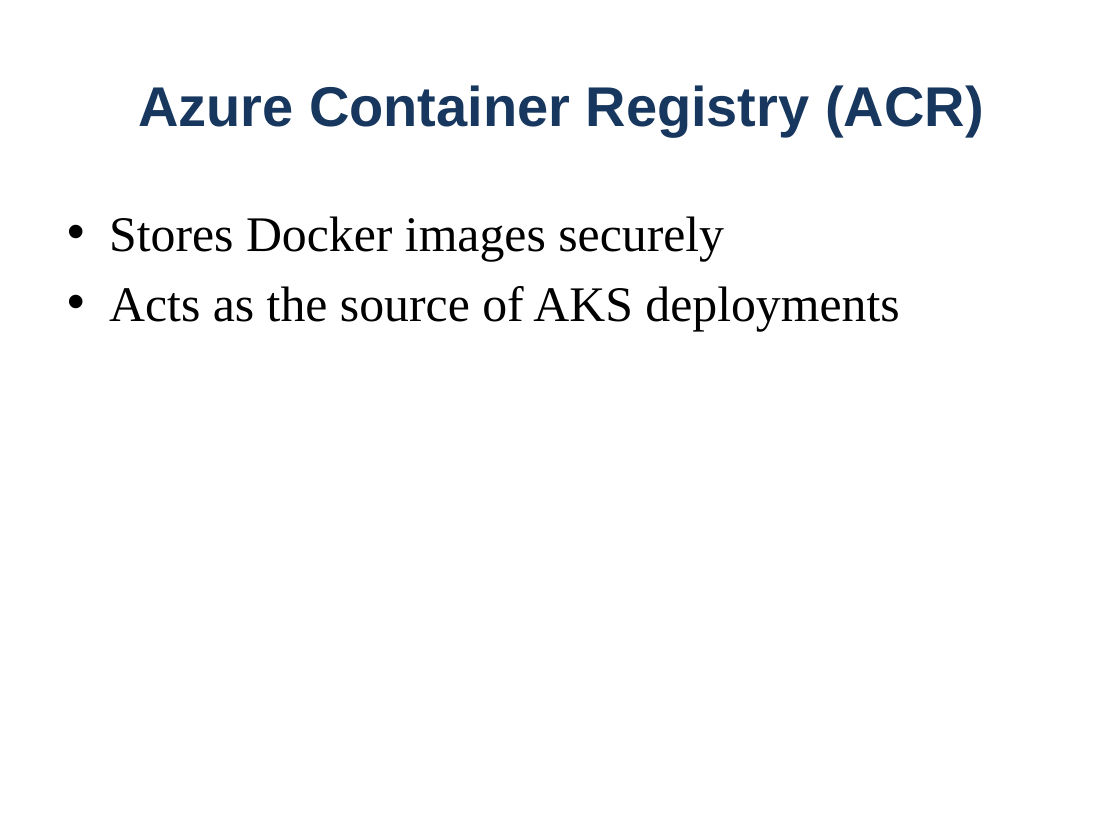
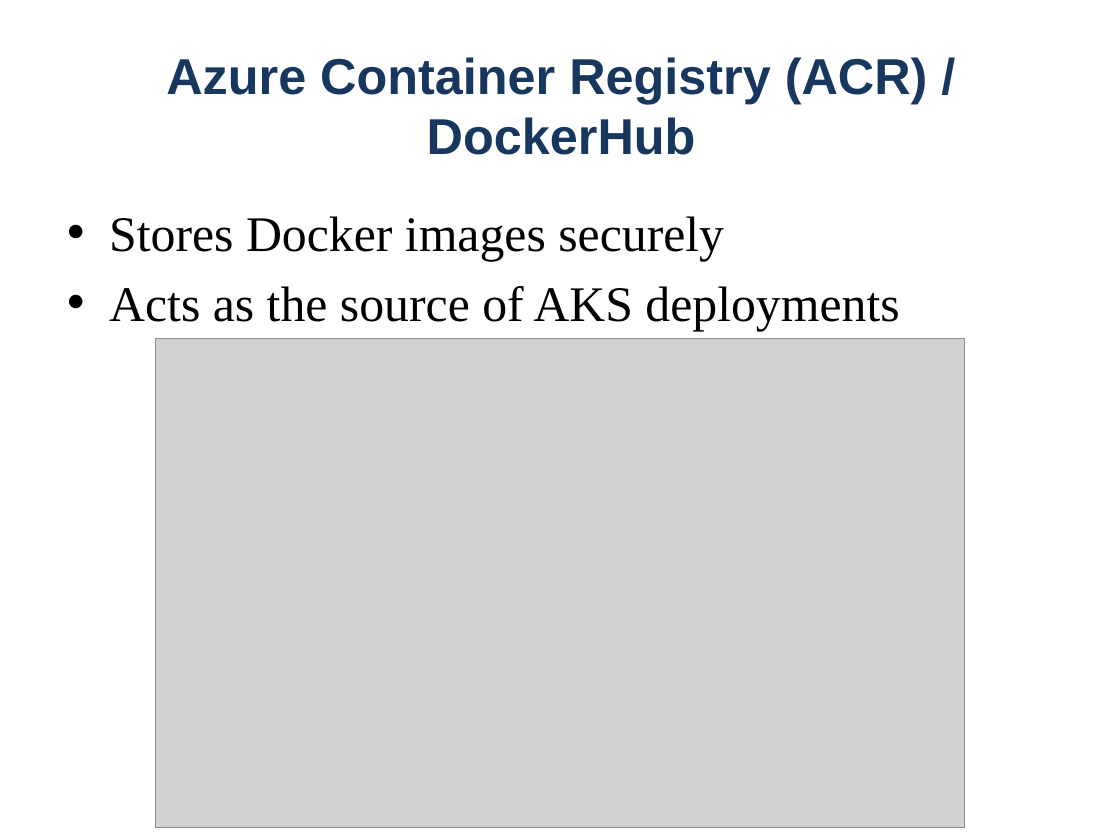
Before and after one commit to ajibade-lab/WalureProject, a slide deck: slide 9 of docs/Ajibade_DevOps_Project.pptx (slide 8 before the commit). Drawn at 1120x840 pixels with LibreOffice and Linux fonts; fonts in the diff are those of the drawing; grey boxes stand for pictures. Boxes give left, top, right and bottom in pixels: in the first picture for what was removed or moved away, otherwise in the second. Text is boxed around its words. In the diff, an @@ line names an element or a change of style, - is before the commit and + after.

```diff
--- a/docs/Ajibade_DevOps_Project.pptx
+++ b/docs/Ajibade_DevOps_Project.pptx
@@ title at box(166, 57, 928, 155): text changed; size 36 to 32.4 pt @@
-Azure Container Registry (ACR)
+Azure Container Registry (ACR) / DockerHub
@@ picture added at box(156, 338, 964, 828) @@
```
Also in this commit, not shown: 7 other slides changed, 5 slides added, 2 slides removed.
